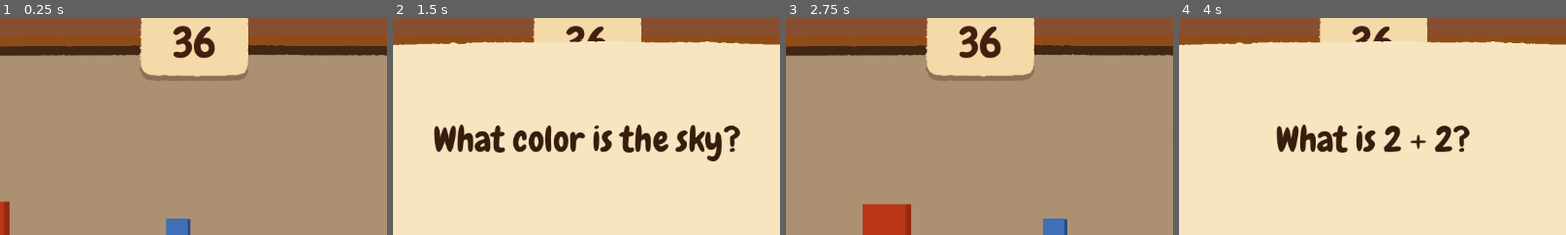
Above: before the commit, frames 1-4 (left to right).
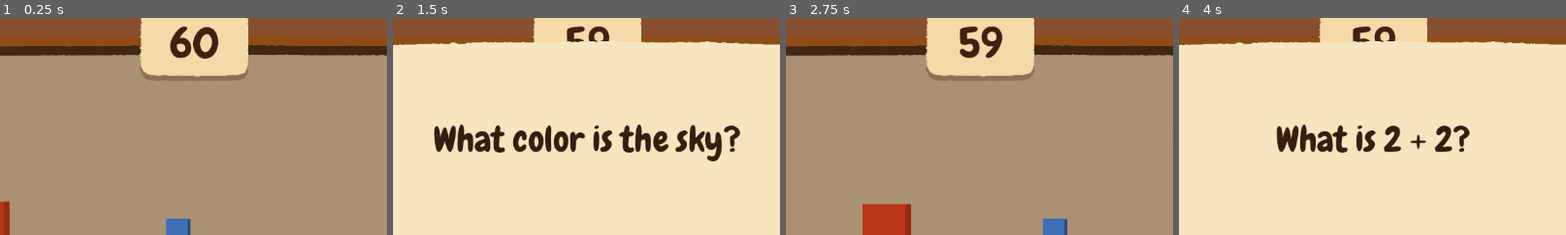
Above: after the commit, the same moments.

Repository: etper/question-mark-game
Game: Godot game, scene res://main.tscn
Two runs of this game, one before a commit and one after it. Both use one fixed random seed, a clock stepped at 60 frames per second and the inputs below.
Inputs:
- Up to frame 1 (0.25 s): no input
- Up to frame 2 (1.5 s): hold D (right) 0.53-1.25 s; click "red" at 1.25 s
- Up to frame 3 (2.75 s): click "blue" at 2 s
- Up to frame 4 (4 s): hold S (down) 2.78-3.5 s; click "3" at 3.5 s
The pictures show only the part of the screen within x 25-75%, y 4-54%; the shares and areas given below are measured in that part.

The runs differ from the first frame. In frame 1, 0.8% of the frame differs, in the area x 43-57%, y 3-19%; in frame 2, 0.4%; in frame 3, 0.8%, in the area x 44-56%, y 3-19%; in frame 4, 0.4%.

Commit message:
timer works

Diff:
--- a/main.gd
+++ b/main.gd
@@ -69,8 +69,11 @@
 	if !get_tree().paused:
 		survival_time += delta
 
-		if survival_time >= 60.0 and lives > 0:
-			win_game()
+	var time_left = max(0, 60 - int(survival_time))
+	$UI/Time/TimerText.text = str(time_left)
+
+	if survival_time >= 60.0 and lives > 0:
+		win_game()
 
 func win_game():
 	game_won = true
--- a/main.tscn
+++ b/main.tscn
@@ -119,5 +119,6 @@
 autostart = true
 
 [node name="QuestionPanel" parent="." unique_id=481925224 instance=ExtResource("11_efxa6")]
+visible = false
 
 [connection signal="timeout" from="Timer" to="." method="_on_timer_timeout"]
